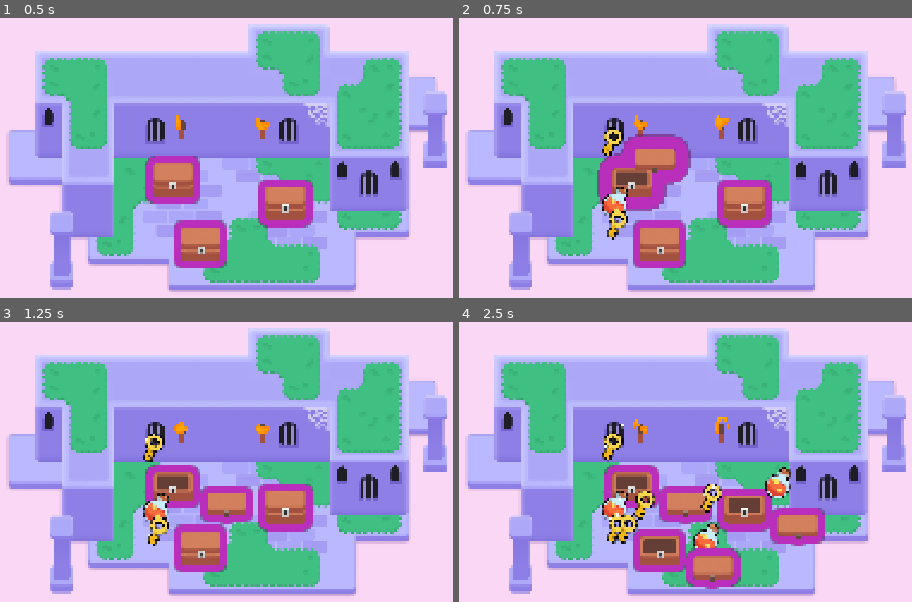
Above: before the commit, frames 1-4 (two rows, left to right).
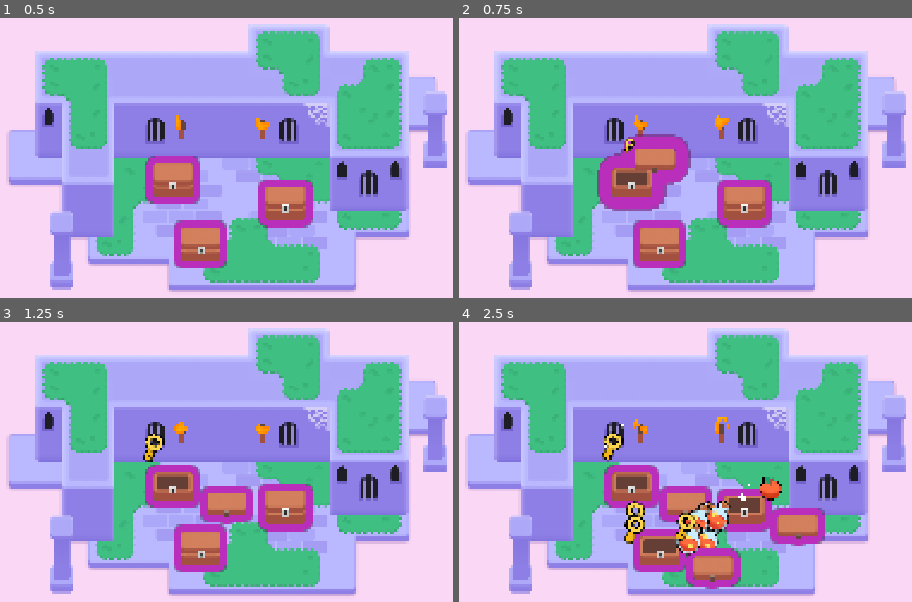
Above: after the commit, the same moments.

Repository: fredd-chan/M6Looting
Game: Godot game, scene res://lessons/mini_dungeon.tscn
The game is run twice, just before and just after one commit, with the same random seed, the same clock (stepped at 60 frames per second) and the same inputs.
Inputs (mouse positions are in pixels of both pictures, inside the frame that each line leads up to):
- Up to frame 1 (0.5 s): no input
- Up to frame 2 (0.75 s): tap Enter at 0.5 s; move the mouse to (631, 180) at 0.52 s; hold D (move_right) from 0.53 s (still down); tap Z at 0.6 s; click (631, 180) at 0.67 s
- Up to frame 3 (1.25 s): keep holding D (move_right); tap Space at 0.77 s
- Up to frame 4 (2.5 s): move the mouse to (744, 506) at 1.27 s; release D (move_right) at 1.28 s; hold S (move_down) 1.28-2.03 s; tap Z at 1.35, 2.1 s; click (744, 506) at 1.42 s; tap Space at 1.52 s; move the mouse to (658, 548) at 2.02 s; hold D (move_right) from 2.03 s (still down); click (658, 548) at 2.17 s

Frame 1 is identical in both runs. In frame 2, 1.1% of the frame differs, in the area x 31-39%, y 38-80%; in frame 3, 0.7%; in frame 4, 3.6%, in the area x 31-74%, y 51-84%.

Commit message:
M6L7 completed

Diff:
--- a/lessons/chest/chest.gd
+++ b/lessons/chest/chest.gd
@@ -11,8 +11,21 @@
 	var random_angle := randf_range(0.0, 2.0 * PI)
 	var random_direction := Vector2(1.0, 0.0).rotated(random_angle)
 	var random_distance := randf_range(60.0, 120.0)
-	loot_item.position = random_direction * random_distance
-
+	var land_position := random_direction * random_distance
+	const FLIGHT_TIME := 0.4
+	const HALF_FLIGHT_TIME := FLIGHT_TIME/ 2.0
+	var tween := create_tween()
+	tween.set_parallel()
+	loot_item.scale = Vector2(0.25, 0.25)
+	tween.tween_property(loot_item, "scale", Vector2(1.0, 1.0), HALF_FLIGHT_TIME)
+	tween.tween_property(loot_item, "position:x", land_position.x, FLIGHT_TIME)
+	tween = create_tween()
+	tween.set_trans(Tween.TRANS_QUAD)
+	tween.set_ease(Tween.EASE_OUT)
+	var jump_height := randf_range(30.0, 80.0)
+	tween.tween_property(loot_item, "position:y", land_position.y - jump_height, HALF_FLIGHT_TIME)
+	tween.set_ease(Tween.EASE_IN)
+	tween.tween_property(loot_item, "position:y", land_position.y, HALF_FLIGHT_TIME)
 func open() -> void:
 	if is_open:
 		return
@@ -22,7 +35,7 @@
 	input_pickable = false
 	if possible_items.is_empty():
 		return
-	for current_index in range(randi_range(1, 3)):
+	for current_index in range(randi_range(1,5)):
 		_spawn_random_item()
 
 func _input_event(viewport: Viewport, event: InputEvent, shape_idx: int) -> void:
